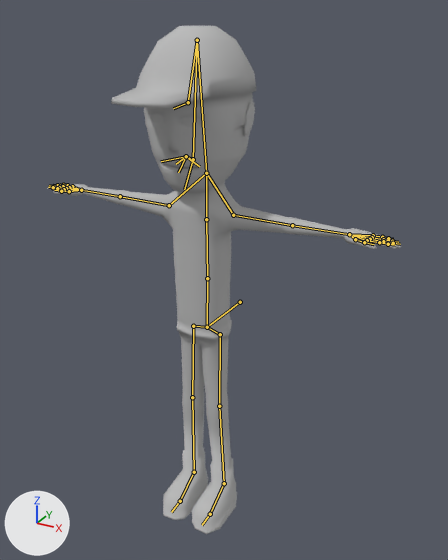
The Blender file Assets/Modeller/Personer/JimPaul/JimPaul.blend as it was, and as the next commit left it.
The view is the same before and after, from a 50 mm lens placed at (1.066, -1.771, 1.924), pointed at (0.084, 0.015, 1.031). The axes (+X, +Y, +Z) are drawn at lower left. The lights are the same throughout. The bones that bend it are drawn over the model as lines.

The first picture shows 'Jim', 'LeftEye', 'RightEye'.
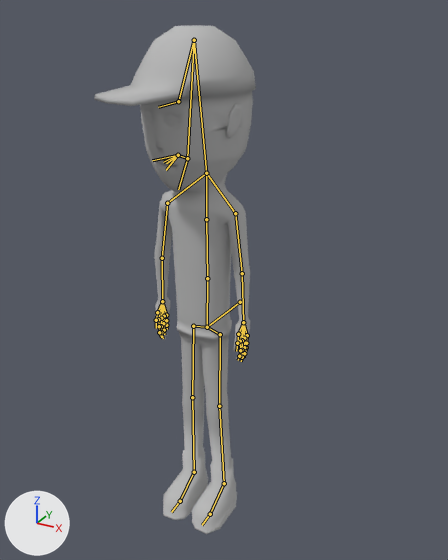
The newer file adds an action. The first version stands in its rest pose; the second is drawn at frame 60 of the action 'Idle'.

Where the change shows, as pixel boxes (x1, y1, x2, y2) in the pictures (448 x 560 px):
'Jim', posed (54% narrower)
    before: (47, 26, 401, 534)
    after: (94, 25, 256, 534)
bone 'Head', root to tip
    before: (206, 173) to (197, 40)
    after: (206, 173) to (194, 40)
bone 'Jaw', root to tip
    before: (193, 159) to (184, 189)
    after: (187, 158) to (178, 189)
bone 'L_Mouth', root to tip
    before: (186, 156) to (199, 166)
    after: (178, 155) to (166, 163)
bone 'R_Mouth', root to tip
    before: (186, 156) to (161, 161)
    after: (178, 155) to (152, 160)
bone 'L_Krage', root to tip
    before: (206, 173) to (233, 215)
    after: (206, 173) to (235, 213)
bone 'L_Biceps', root to tip
    before: (233, 215) to (292, 225)
    after: (235, 213) to (242, 273)
bone 'L_Wanker', root to tip
    before: (292, 225) to (349, 234)
    after: (242, 273) to (243, 322)
bone 'L_Pointerfinger3', root to tip
    before: (388, 244) to (395, 245)
    after: (239, 356) to (238, 360)
bone 'R_Krage', root to tip
    before: (206, 173) to (169, 205)
    after: (206, 173) to (167, 203)
bone 'R_Biceps', root to tip
    before: (169, 205) to (120, 196)
    after: (167, 203) to (162, 258)
bone 'R_Wanker', root to tip
    before: (120, 196) to (81, 190)
    after: (162, 258) to (162, 301)
bone 'R_Pointerfinger3', root to tip
    before: (53, 187) to (48, 187)
    after: (159, 332) to (161, 337)

The edits, one by one:
Bone 'Head' (bone_head) turns from (0, 0, 0) to (0, -16, 2) degrees about its own x, y and z.
Bone 'Jaw' (bone_jaw) turns from (0, 0, 0) to (-10, 0, 1) degrees about its own x, y and z.
Bone 'L_Mouth' (bone_l_mouth) turns from (0, 0, 0) to (13, 12, -34) degrees about its own x, y and z.
Bone 'R_Mouth' (bone_r_mouth) turns from (0, 0, 0) to (12, -10, 30) degrees about its own x, y and z.
Bone 'L_Krage' (bone_l_krage) turns from (0, 0, 0) to (0, 1, 3) degrees about its own x, y and z.
Bone 'L_Biceps' (bone_l_biceps) turns from (0, 0, 0) to (-2, -2, -85) degrees about its own x, y and z.
Bone 'L_Wanker' (bone_l_wanker) turns from (0, 0, 0) to (0, 0, -7) degrees about its own x, y and z.
Bone 'L_Pointerfinger3' (bone_l_pointerfinger3) turns from (0, 0, 0) to (-1, 0, -14) degrees about its own x, y and z.
Bone 'R_Krage' (bone_r_krage) turns from (0, 0, 0) to (0, -1, -3) degrees about its own x, y and z.
Bone 'R_Biceps' (bone_r_biceps) turns from (0, 0, 0) to (-2, 2, 85) degrees about its own x, y and z.
Bone 'R_Wanker' (bone_r_wanker) turns from (0, 0, 0) to (0, 0, 7) degrees about its own x, y and z.
Bone 'R_Pointerfinger3' (bone_r_pointerfinger3) turns from (0, 0, 0) to (-1, 0, 14) degrees about its own x, y and z.
